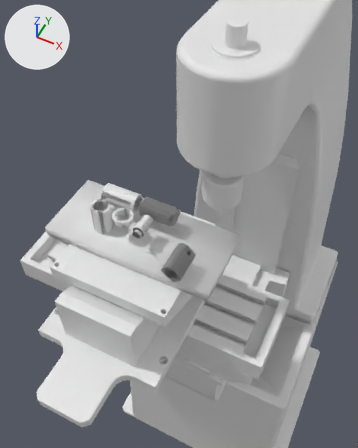
An edit to the Blender file CNC3Axis/CNC3Axis.blend, drawn before and after from the same camera.
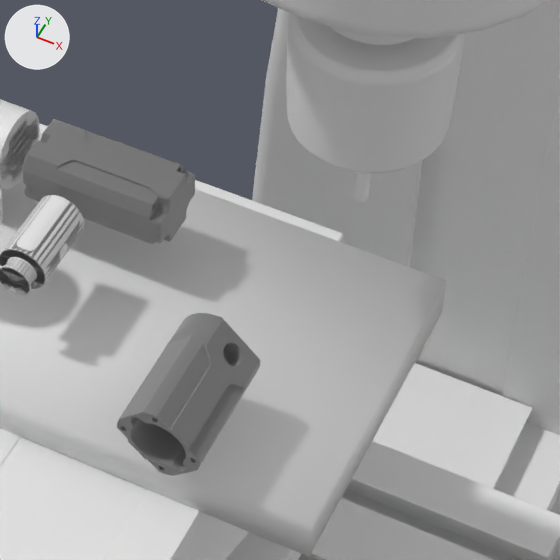
Each version is shown from a 50 mm lens placed at (181.0, -696.0, 1560.0), pointed at (-54.0, -227.0, 974.0), then close up on the part from 37% to 75% of the width and 37% to 68% of the height. The lights are fixed; the arrows at upper left show +X, +Y and +Z. The first two pictures are the older version.

In view in the first close-up: 'AxisX', 'AxisZ', 'AxisZ.Base', 'Foil.Base', 'Foil.D1', 'Kokubo.AxisZ', 'Kokubo.Base', 'Kokubo.Spindle', 'Product.A.002', 'Product.A.004', 'Product.B.003', 'Product.D.001' and 4 more.
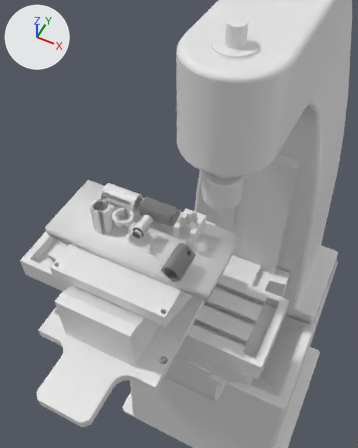
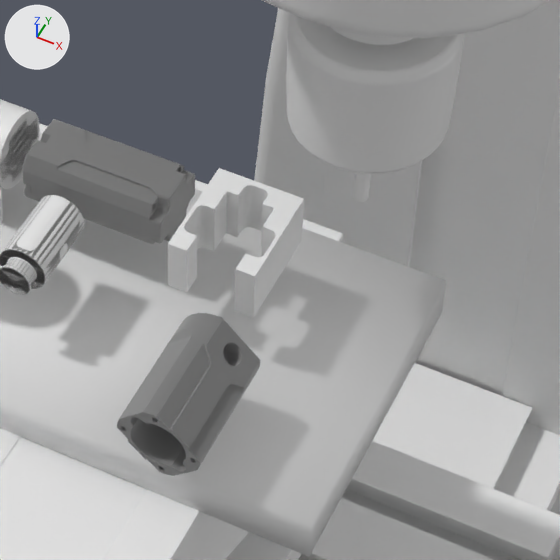
Boxes [x1, y1, x2, y2] around the edits, measured in the close-ups (560 x 560 px):
```json
{"object": "Fixture.Foil.D1", "change": "added", "after": [168, 168, 304, 318]}
```

Edits to the scene script, one JSON object a line:
```json
{"op": "add", "block": "me_fixture_foil_d1", "code": ["me_fixture_foil_d1 = bpy.data.meshes.new('Fixture.Foil.D1')", "me_fixture_foil_d1.from_pydata(...)  # 136 vertices, 70 faces; spans x -18.0..18.0, y -43.5..0.0, z -24.0..0.0", "me_fixture_foil_d1.polygons.foreach_set('use_smooth', [True] * 70)"]}
{"op": "add", "block": "ob_fixture_foil_d1", "code": ["ob_fixture_foil_d1 = bpy.data.objects.new('Fixture.Foil.D1', me_fixture_foil_d1)", "ob_fixture_foil_d1.parent = ob_foil_group", "ob_fixture_foil_d1.matrix_parent_inverse = Matrix(((1.0, 0.0, 0.0, 117.0), (0.0, 1.0, 0.0, 273.0), (0.0, 0.0, 1.0, -915.0), (0.0, 0.0, 0.0, 1.0)))", "ob_fixture_foil_d1.location = (-37.0, -200.0, 984.0)"]}
```
